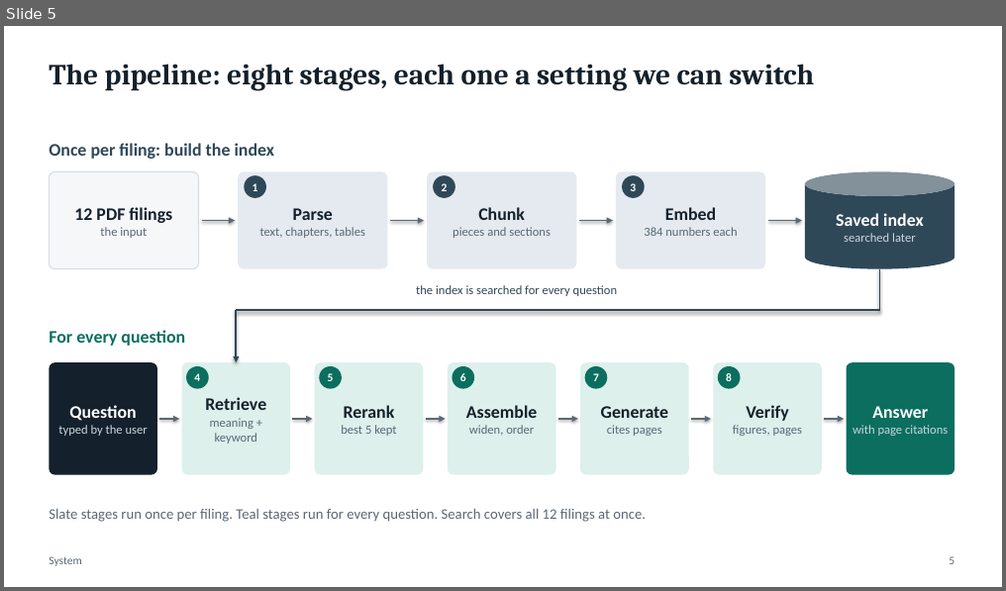
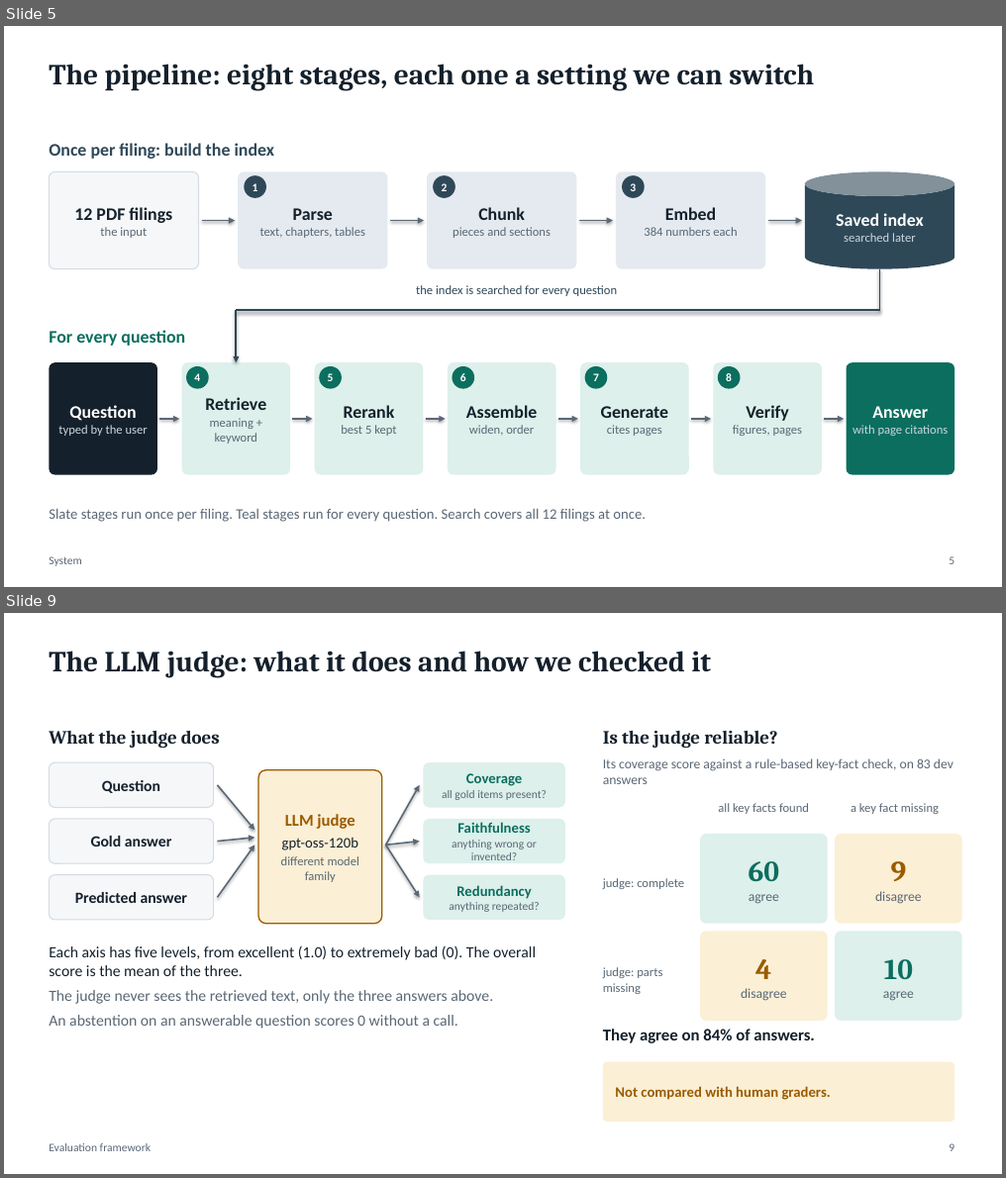
Before and after one commit to DarkkReaper007/RAG-for-financial-analysis, a slide deck: paper/slides.pptx. Shown one above the other, each under a label of ours: slide 5 before the commit, slides 5 and 9 after it; the slides between them are not shown. The pictures are 1006x591 and 1006x1178 pixels, drawn with LibreOffice and Linux fonts; fonts in the diff are those of the drawing. Boxes give left, top, right and bottom in pixels: in the first picture for what was removed or moved away, otherwise in the second. Text is boxed around its words. In the diff, an @@ line names an element or a change of style, - is before the commit and + after.

```diff
--- a/paper/slides.pptx
+++ b/paper/slides.pptx
@@ slide 9 added at (4, 613, 1002, 1174), background #FFFFFF @@
@@ text added at (49, 651, 711, 678), 28 pt, text #14202B, bold @@
+The LLM judge: what it does and how we checked it
@@ text added at (49, 731, 220, 748), 18 pt, text #14202B, bold @@
+What the judge does
@@ text added at (603, 731, 777, 748), 18 pt, text #14202B, bold @@
+Is the judge reliable?
@@ text added at (603, 759, 953, 784), 13 pt, text #5A6876 @@
+Its coverage score against a rule-based key-fact check, on 83 dev answers
@@ rounded rectangle added at (49, 762, 214, 808), fill #F5F7F9, outline #D5DCE3 1 pt, 15 pt, text #14202B, bold @@
+Question
@@ arrow added from (218, 785) to (254, 830), #5A6876 1.5 pt @@
@@ rounded rectangle added at (258, 770, 382, 924), fill #FBEFD5, outline #9A5B00 1.25 pt, 12 pt, text #5A6876 @@
+LLM judge
+gpt-oss-120b
+different model family
@@ arrow added from (386, 845) to (420, 785), #5A6876 1.5 pt @@
@@ rounded rectangle added at (423, 762, 565, 808), fill #DDF0EB, 11 pt, text #5A6876 @@
+Coverage
+all gold items present?
@@ rounded rectangle added at (49, 819, 214, 863), fill #F5F7F9, outline #D5DCE3 1 pt, 15 pt, text #14202B, bold @@
+Gold answer
@@ rounded rectangle added at (423, 819, 565, 863), fill #DDF0EB, 11 pt, text #5A6876 @@
+Faithfulness
+anything wrong or invented?
@@ text added at (718, 803, 809, 814), 12 pt, text #5A6876 @@
+all key facts found
@@ text added at (850, 803, 939, 814), 12 pt, text #5A6876 @@
+a key fact missing
@@ arrow added from (218, 842) to (254, 838), #5A6876 1.5 pt @@
@@ arrow added from (218, 897) to (254, 845), #5A6876 1.5 pt @@
@@ arrow added from (386, 845) to (420, 842), #5A6876 1.5 pt @@
@@ arrow added from (386, 845) to (420, 897), #5A6876 1.5 pt @@
@@ rounded rectangle added at (700, 834, 828, 924), fill #DDF0EB, 13 pt, text #5A6876 @@
+60
+agree
@@ rounded rectangle added at (835, 834, 962, 924), fill #FBEFD5, 13 pt, text #5A6876 @@
+9
+disagree
@@ rounded rectangle added at (49, 875, 214, 920), fill #F5F7F9, outline #D5DCE3 1 pt, 15 pt, text #14202B, bold @@
+Predicted answer
@@ rounded rectangle added at (423, 875, 565, 920), fill #DDF0EB, 11 pt, text #5A6876 @@
+Redundancy
+anything repeated?
@@ text added at (603, 878, 684, 889), 12 pt, text #5A6876 @@
+judge: complete
@@ rounded rectangle added at (700, 931, 828, 1021), fill #FBEFD5, 13 pt, text #5A6876 @@
+4
+disagree
@@ rounded rectangle added at (835, 931, 962, 1021), fill #DDF0EB, 13 pt, text #5A6876 @@
+10
+agree
@@ text added at (49, 946, 536, 1029), 15 pt, text #5A6876 @@
+Each axis has five levels, from excellent (1.0) to extremely bad (0). The overall score is the mean of the three.
+The judge never sees the retrieved text, only the three answers above.
+An abstention on an answerable question scores 0 without a call.
@@ text added at (603, 967, 662, 994), 12 pt, text #5A6876 @@
+judge: parts missing
@@ text added at (603, 1029, 815, 1044), 16 pt, text #14202B, bold @@
+They agree on 84% of answers.
@@ rounded rectangle added at (603, 1062, 954, 1122), fill #FBEFD5, 14 pt, text #9A5B00, bold @@
+Not compared with human graders.
@@ text added at (49, 1144, 151, 1152), 11 pt, text #5A6876 @@
+Evaluation framework
@@ text added at (948, 1144, 954, 1152), 11 pt, text #5A6876 @@
+9
```
Also in this commit, not shown: 12 slides changed, 2 other slides added, 2 other files.
